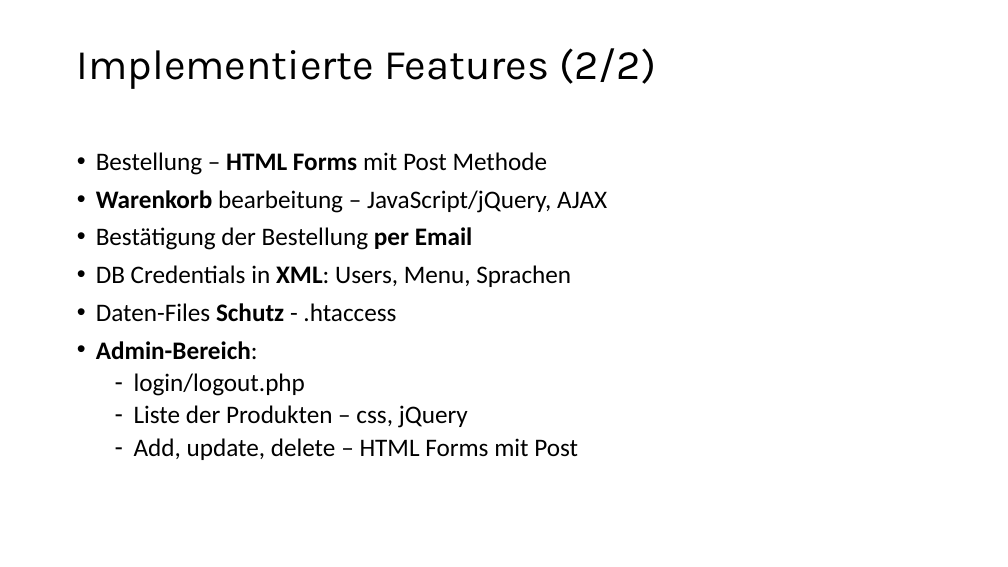
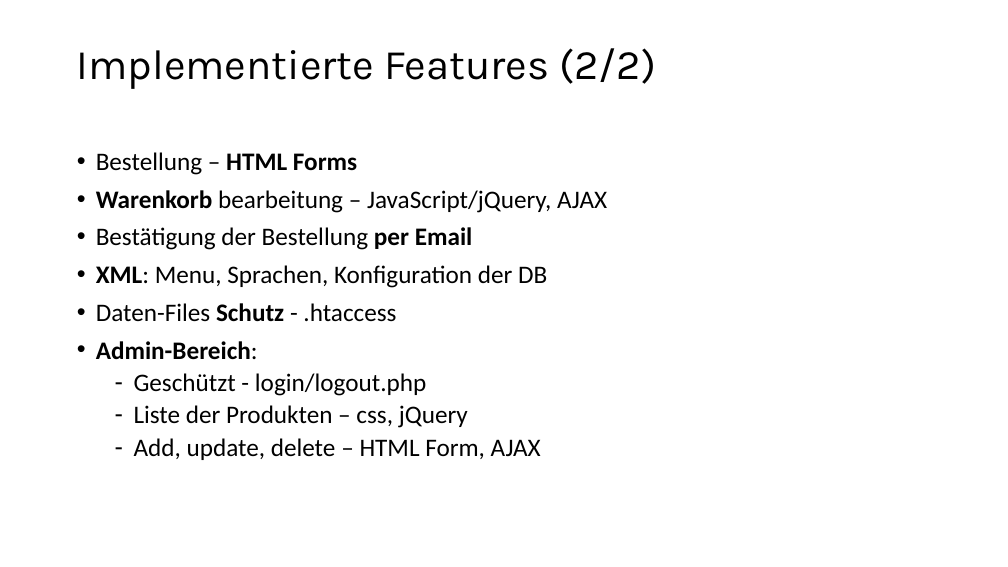
Before and after one commit to nanadouk/webshop, a slide deck: slide 3 of Presentation/presentation.pptx. Drawn at 1008x567 pixels with LibreOffice and Linux fonts; fonts in the diff are those of the drawing. Boxes give left, top, right and bottom in pixels: in the first picture for what was removed or moved away, otherwise in the second. Text is boxed around its words. In the diff, an @@ line names an element or a change of style, - is before the commit and + after.

```diff
--- a/Presentation/presentation.pptx
+++ b/Presentation/presentation.pptx
@@ text at <box>96,152,357,175</box>: text changed @@
-• Bestellung – HTML Forms mit Post Methode
+• Bestellung – HTML Forms
@@ text at <box>96,265,547,288</box>: text changed @@
-• DB Credentials in XML: Users, Menu, Sprachen
+• XML: Menu, Sprachen, Konfiguration der DB
@@ text at <box>134,373,426,396</box>: text changed @@
-  – login/logout.php
+  – Geschützt - login/logout.php
@@ text at <box>134,438,541,460</box>: text changed @@
-  – Add, update, delete – HTML Forms mit Post
+  – Add, update, delete – HTML Form, AJAX
```
Also in this commit, not shown: 2 other slides changed, 29 other files.
